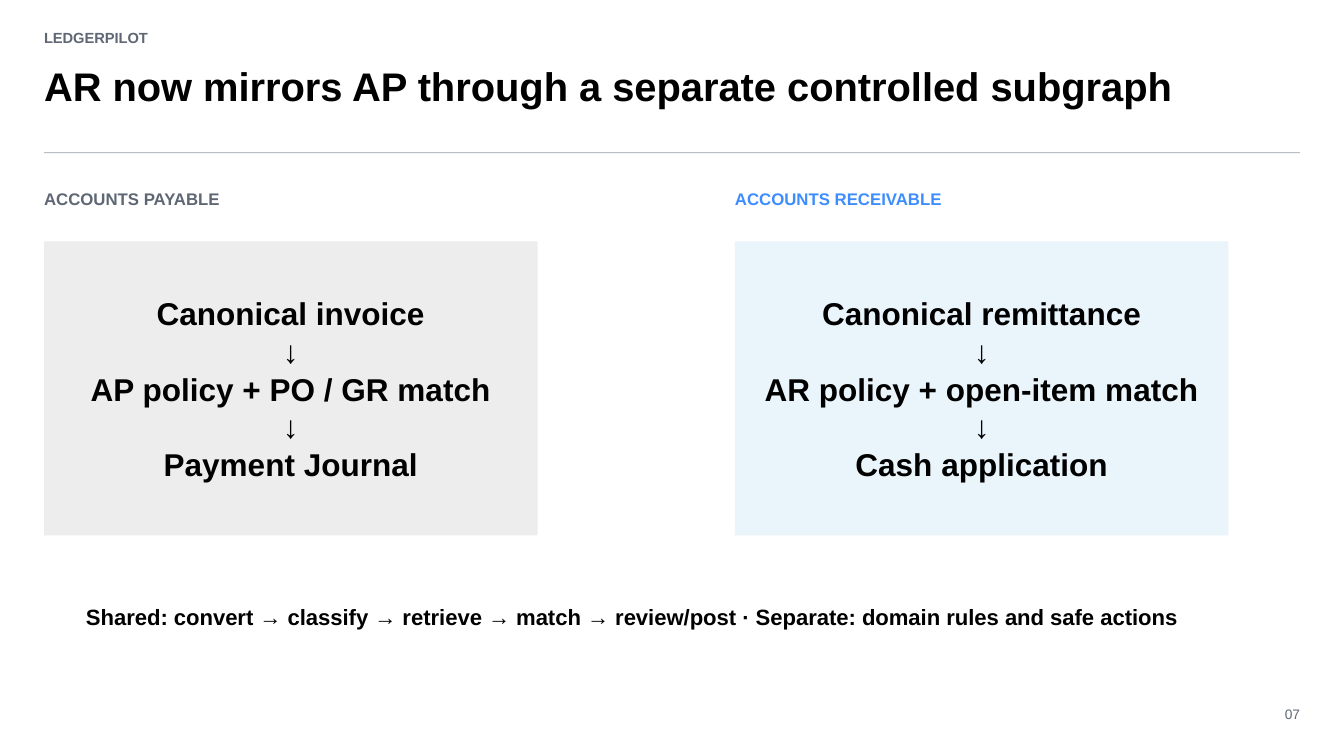
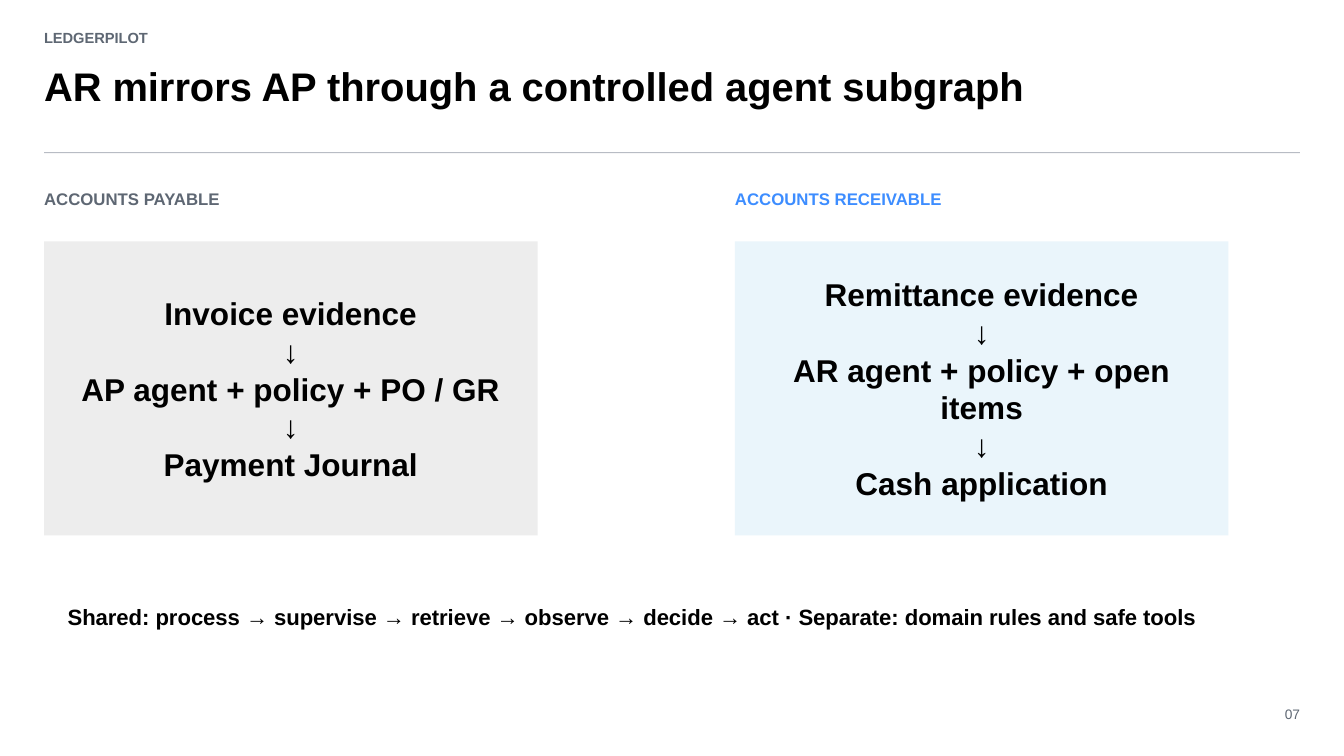
Before and after one commit to saifs1315/Agentic-Invoice-to-Payment, a slide deck: slide 7 of presentation/LedgerPilot_Assignment_Deck.pptx. Drawn at 1344x756 pixels with LibreOffice and Linux fonts; fonts in the diff are those of the drawing. Boxes give left, top, right and bottom in pixels: in the first picture for what was removed or moved away, otherwise in the second. Text is boxed around its words. In the diff, an @@ line names an element or a change of style, - is before the commit and + after.

Commit message:
Make AP and AR workflows mandatory AI agents

```diff
--- a/presentation/LedgerPilot_Assignment_Deck.pptx
+++ b/presentation/LedgerPilot_Assignment_Deck.pptx
@@ text at (44,72,1023,110): text changed @@
-AR now mirrors AP through a separate controlled subgraph
+AR mirrors AP through a controlled agent subgraph
@@ text in rectangle at (825,283,1138,307): text changed @@
-Canonical remittance
+Remittance evidence
@@ text in rectangle at (164,302,417,326): text changed @@
-Canonical invoice
+Invoice evidence
@@ text in rectangle at (793,359,1169,420): text changed @@
-AR policy + open-item match
+AR agent + policy + open items
@@ text in rectangle at (81,378,499,407): text changed @@
-AP policy + PO / GR match
+AP agent + policy + PO / GR
@@ text at (68,609,1196,630): text changed @@
-Shared: convert → classify → retrieve → match → review/post · Separate: domain rules and safe actions
+Shared: process → supervise → retrieve → observe → decide → act · Separate: domain rules and safe tools
```
Also in this commit, not shown: 8 other slides changed, 38 other files.
